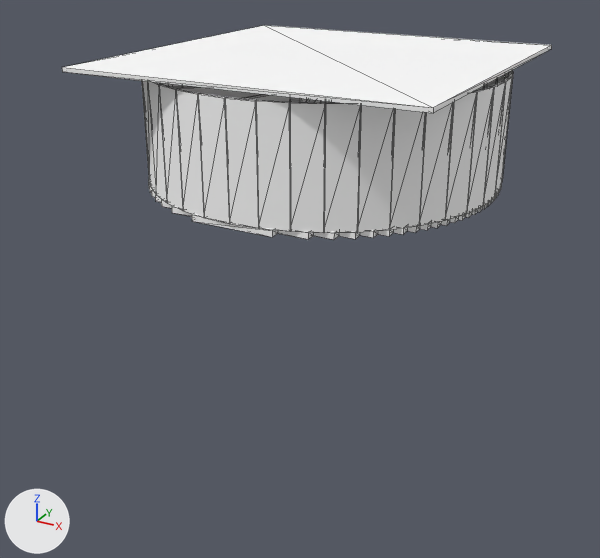
An edit to the glTF model sp_f2_vaultcol.glb, drawn before and after from the same camera.
Rendered twice from a camera (50 mm lens) standing at (19.3, -40.8, 37.3) and looking at (-0.8, -4.3, 19.1). The lights are fixed; the arrows at lower left show +X, +Y and +Z. The picture after the commit comes second. Mesh edges are drawn as thin lines. Vertices at exactly the same position are counted once.

The scene before the commit, as lines of its bpy script (objects in view):
```python
me_spire = bpy.data.meshes.new('spire')
me_spire.from_pydata(...)  # 688 vertices, 1032 faces; spans x -9.1..9.1, y -12.1..6.0, z 24.6..30.9
me_spire.materials.append(mat_col)  # white #ffffff
ob_spire = bpy.data.objects.new('spire', me_spire)
ob_spire.location = (0.0, 0.0, 0.0)
```
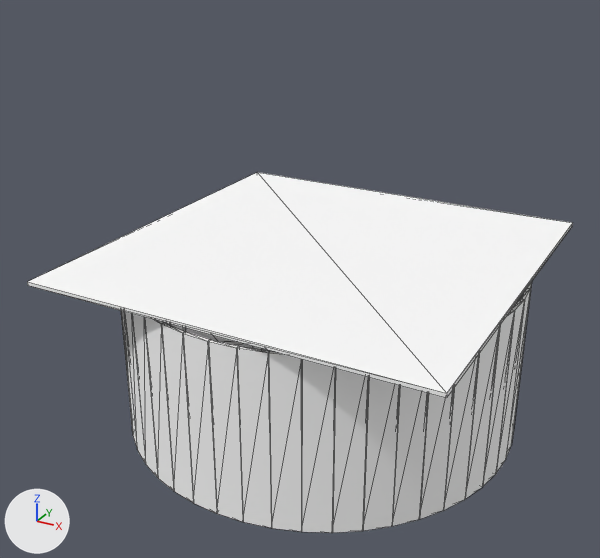
What the commit changed:
me_spire is used by ob_spire; location (0.0, 0.0, 0.0).
me_spire had 688 vertices, 1032 faces and spanned x -9.1..9.1, y -12.1..6.0, z 24.6..30.9.
me_spire now has 480 vertices, 720 faces and spans x -11.1..11.1, y -14.1..8.1, z 10.5..20.5.
me_spire part 1: the loose piece of 8 vertices spanning x -2.1..2.1, y -12.0..-11.5, z 24.6..24.9 is scaled about its middle by (0.353, 0.384, 31.7), then moved by (0.7, -2.2, -9.5).
me_spire part 2: the loose piece of 8 vertices spanning x 1.4..2.8, y -12.0..-11.5, z 24.9..30.4 is scaled about its middle by (1.03, 0.889, 1.73), then moved by (0.0, -2.0, -12.4).
me_spire part 3: the loose piece of 8 vertices spanning x 2.7..4.2, y -11.7..-10.9, z 24.9..30.4 is scaled about its middle by (1.04, 0.872, 1.73), then moved by (0.1, -2.1, -12.4).
me_spire part 4: the loose piece of 8 vertices spanning x 4.0..5.4, y -11.1..-10.2, z 24.9..30.4 is scaled about its middle by (1.07, 0.871, 1.73), then moved by (0.2, -2.2, -12.4).
me_spire part 5: the loose piece of 8 vertices spanning x 5.2..6.5, y -10.4..-9.3, z 24.9..30.4 is scaled about its middle by (1.11, 0.876, 1.73), then moved by (0.3, -2.3, -12.4).
me_spire part 6: the loose piece of 8 vertices spanning x 6.3..7.4, y -9.5..-8.2, z 24.9..30.4 is scaled about its middle by (1.17, 0.886, 1.73), then moved by (0.4, -2.4, -12.4).
me_spire part 7: the loose piece of 8 vertices spanning x 7.2..8.1, y -8.4..-7.0, z 24.9..30.4 is scaled about its middle by (1.27, 0.9, 1.73), then moved by (0.6, -2.6, -12.4).
me_spire part 8: the loose piece of 8 vertices spanning x 7.9..8.7, y -7.2..-5.7, z 24.9..30.4 is scaled about its middle by (1.42, 0.918, 1.73), then moved by (0.8, -2.7, -12.4).
me_spire part 9: the loose piece of 8 vertices spanning x 8.5..9.0, y -5.8..-4.4, z 24.9..30.4 is scaled about its middle by (1.3, 0.992, 1.73), then moved by (1.7, -1.4, -12.4).
me_spire part 10: the loose piece of 8 vertices spanning x 8.8..9.1, y -4.4..-3.0, z 24.9..30.4 is scaled about its middle by (0.963, 1.02, 1.73), then moved by (2.0, 0.0, -12.4).
me_spire part 11: the loose piece of 8 vertices spanning x 8.8..9.1, y -3.0..-1.6, z 24.9..30.4 is scaled about its middle by (0.963, 1.02, 1.73), then moved by (2.0, 0.0, -12.4).
me_spire part 12: the loose piece of 8 vertices spanning x 8.5..9.0, y -1.6..-0.2, z 24.9..30.4 is scaled about its middle by (0.889, 1.03, 1.73), then moved by (2.0, 0.0, -12.4).
me_spire part 13: the loose piece of 8 vertices spanning x 7.2..8.1, y 1.0..2.4, z 24.9..30.4 is scaled about its middle by (0.871, 1.07, 1.73), then moved by (2.2, 0.2, -12.4).
me_spire part 14: the loose piece of 8 vertices spanning x 6.3..7.4, y 2.2..3.5, z 24.9..30.4 is scaled about its middle by (0.876, 1.11, 1.73), then moved by (2.3, 0.3, -12.4).
me_spire part 15: 56 loose pieces with 448 vertices, spanning x -9.1..9.0, y -12.1..6.0, z 24.6..30.9, are deleted.
me_spire part 16: 240 vertices added at x -11.1..11.0, y -14.1..8.0, z 10.5..20.5.
Other edits to the shape of me_spire do not show in these pictures.

Pixel boxes (x1, y1, x2, y2) of what changed, in the pictures (600 x 558 px; the box of a moved part takes in the faces that stretch with it):
'spire', reshaped (11% wider, 68% taller)
    before: (62, 25, 552, 240)
    after: (27, 172, 573, 533)
part 1 of me_spire, moved or reshaped
    before: (192, 214, 278, 237)
    after: (208, 340, 243, 522)
part 2 of me_spire, moved or reshaped
    before: (255, 100, 291, 231)
    after: (237, 346, 272, 528)
part 3 of me_spire, moved or reshaped
    before: (289, 102, 326, 233)
    after: (268, 351, 301, 532)
part 4 of me_spire, moved or reshaped
    before: (323, 102, 361, 233)
    after: (301, 359, 336, 533)
part 5 of me_spire, moved or reshaped
    before: (357, 105, 395, 232)
    after: (332, 368, 369, 533)
part 6 of me_spire, moved or reshaped
    before: (389, 109, 426, 230)
    after: (362, 377, 400, 531)
part 7 of me_spire, moved or reshaped
    before: (419, 103, 454, 226)
    after: (392, 385, 429, 526)
part 8 of me_spire, moved or reshaped
    before: (445, 91, 477, 220)
    after: (419, 387, 455, 519)
part 9 of me_spire, moved or reshaped
    before: (466, 86, 494, 213)
    after: (465, 326, 500, 499)
part 10 of me_spire, moved or reshaped
    before: (483, 81, 506, 206)
    after: (496, 299, 525, 473)
part 11 of me_spire, moved or reshaped
    before: (494, 76, 512, 197)
    after: (506, 288, 531, 458)
part 12 of me_spire, moved or reshaped
    before: (501, 72, 513, 185)
    after: (513, 282, 532, 431)
part 13 of me_spire, moved or reshaped (not visible afterwards)
    before: (496, 74, 505, 84)
part 14 of me_spire, moved or reshaped (not visible afterwards)
    before: (485, 79, 497, 88)
part 15 of me_spire, deleted
    before: (62, 25, 552, 240)
part 16 of me_spire, added
    after: (27, 172, 573, 513)
